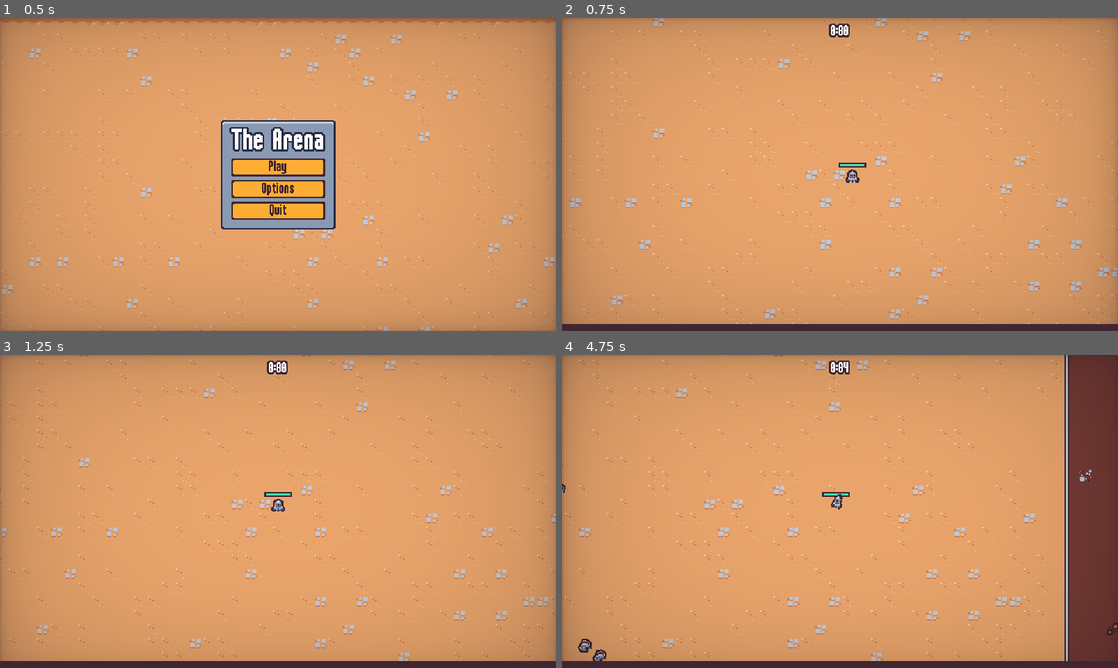
Above: before the commit, frames 1-4 (two rows, left to right).
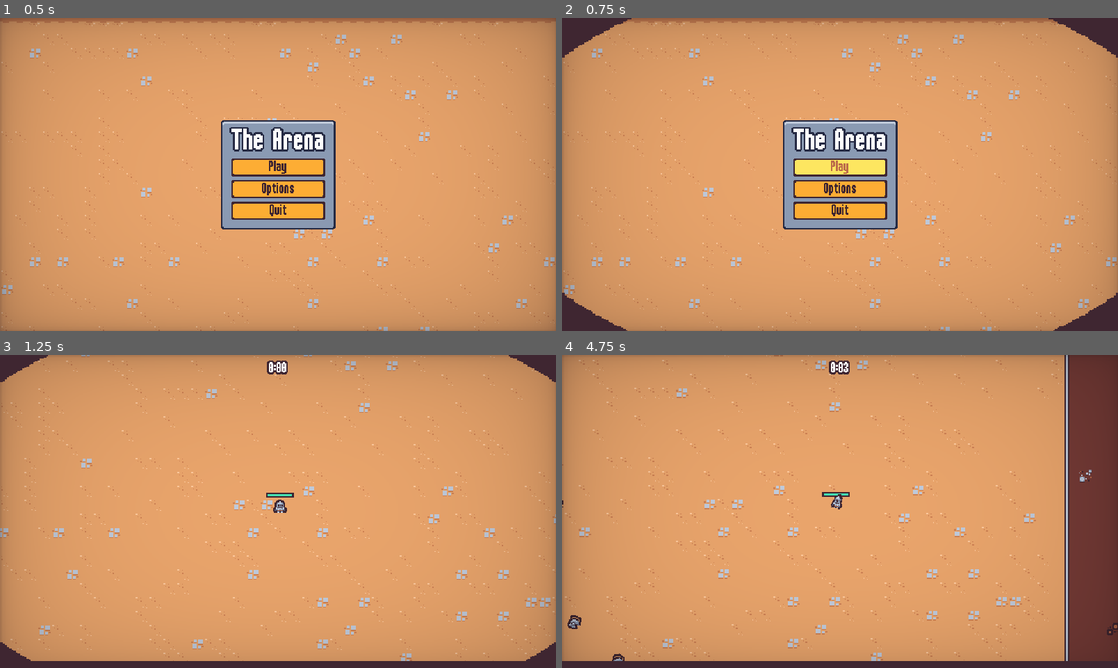
Above: after the commit, the same moments.

Repository: tes-b/godot_survival_totorial
Game: Godot game, scene res://scenes/ui/main_menu.tscn
Same seed, same stepped clock (60 frames per second), same inputs: the game is played once before the commit and once after it.
Inputs (mouse positions are in pixels of both pictures, inside the frame that each line leads up to):
- Up to frame 1 (0.5 s): no input
- Up to frame 2 (0.75 s): click "Play" at 0.5 s
- Up to frame 3 (1.25 s): no input
- Up to frame 4 (4.75 s): move the mouse to (962, 495) at 1.27 s; press the mouse at (962, 495) at 1.28 s; hold D (move_right) 1.28-2.03 s; move the mouse to (728, 527) at 2.02 s; release the mouse at (728, 527) at 2.03 s; hold S (move_down) 2.03-2.78 s; click (728, 527) at 2.1 s; move the mouse to (895, 442) at 2.77 s; press the mouse at (895, 442) at 2.78 s; hold D (move_right) 2.78-3.53 s; move the mouse to (812, 574) at 3.52 s; release the mouse at (812, 574) at 3.53 s; hold W (move_up) 3.53-4.28 s; click (812, 574) at 3.6 s; move the mouse to (1006, 558) at 4.27 s; press the mouse at (1006, 558) at 4.28 s; hold A (move_left) from 4.28 s (still down)

Frame 1 is identical in both runs. In frame 2, 16% of the frame differs, in the area x 0-100%, y 0-100%; in frame 3, 4.6%; in frame 4, 0.3%.

Commit message:
66.Adding a scene transition Effect

Diff:
--- a/project.godot
+++ b/project.godot
@@ -19,6 +19,7 @@
 
 GameEvents="*res://scenes/autoload/game_events.tscn"
 MusicPlayer="*res://scenes/autoload/music_player.tscn"
+ScreenTransition="*res://scenes/autoload/screen_transition.tscn"
 
 [debug]
 
--- /dev/null
+++ b/scenes/autoload/screen_transition.gd
@@ -0,0 +1,17 @@
+extends CanvasLayer
+
+signal transitioned_halfway
+
+var skip_emit = false
+
+func transition():
+	$AnimationPlayer.play("default")
+	await transitioned_halfway
+	skip_emit = true
+	$AnimationPlayer.play_backwards("default")
+
+func emit_transitioned_halfway():
+	if skip_emit:
+		skip_emit = false
+		return
+	transitioned_halfway.emit()
--- /dev/null
+++ b/scenes/autoload/screen_transition.gdshader
@@ -0,0 +1,25 @@
+shader_type canvas_item;
+
+uniform vec4 transition_color : source_color;
+uniform sampler2D transition_texture : filter_nearest;
+uniform float percent : hint_range(0.0, 1.0);
+
+void vertex() {
+	// Called for every vertex the material is visible on.
+}
+
+void fragment() {
+
+	vec4 transition_texture_color = texture(transition_texture,UV);
+	if (transition_texture_color.r > percent) {
+		COLOR.a = 0.0;
+	}
+	else {
+		COLOR = transition_color;
+	}
+}
+
+//void light() {
+	// Called for every pixel for every light affecting the CanvasItem.
+	// Uncomment to replace the default light processing function with this one.
+//}
--- /dev/null
+++ b/scenes/autoload/screen_transition.tscn
@@ -0,0 +1,106 @@
+[gd_scene load_steps=8 format=3 uid="uid://cfnoces8g8rhb"]
+
+[ext_resource type="Script" path="res://scenes/autoload/screen_transition.gd" id="1_3h5va"]
+[ext_resource type="Shader" path="res://scenes/autoload/screen_transition.gdshader" id="1_as2m4"]
+[ext_resource type="Texture2D" uid="uid://yxiykbadxoya" path="res://assets/ui/screen_transition.png" id="2_nurr1"]
+
+[sub_resource type="Animation" id="Animation_v2lhd"]
+resource_name = "default"
+length = 0.4
+step = 0.01
+tracks/0/type = "value"
+tracks/0/imported = false
+tracks/0/enabled = true
+tracks/0/path = NodePath("ColorRect:material:shader_parameter/percent")
+tracks/0/interp = 1
+tracks/0/loop_wrap = true
+tracks/0/keys = {
+"times": PackedFloat32Array(0, 0.4),
+"transitions": PackedFloat32Array(2.07053, 1),
+"update": 0,
+"values": [0.0, 1.0]
+}
+tracks/1/type = "method"
+tracks/1/imported = false
+tracks/1/enabled = true
+tracks/1/path = NodePath(".")
+tracks/1/interp = 1
+tracks/1/loop_wrap = true
+tracks/1/keys = {
+"times": PackedFloat32Array(0.4),
+"transitions": PackedFloat32Array(1),
+"values": [{
+"args": [],
+"method": &"emit_transitioned_halfway"
+}]
+}
+tracks/2/type = "value"
+tracks/2/imported = false
+tracks/2/enabled = true
+tracks/2/path = NodePath("ColorRect:visible")
+tracks/2/interp = 1
+tracks/2/loop_wrap = true
+tracks/2/keys = {
+"times": PackedFloat32Array(0, 0.01),
+"transitions": PackedFloat32Array(1, 1),
+"update": 1,
+"values": [false, true]
+}
+
+[sub_resource type="Animation" id="Animation_1gyk2"]
+length = 0.001
+tracks/0/type = "value"
+tracks/0/imported = false
+tracks/0/enabled = true
+tracks/0/path = NodePath("ColorRect:material:shader_parameter/percent")
+tracks/0/interp = 1
+tracks/0/loop_wrap = true
+tracks/0/keys = {
+"times": PackedFloat32Array(0),
+"transitions": PackedFloat32Array(1),
+"update": 0,
+"values": [0.0]
+}
+tracks/1/type = "value"
+tracks/1/imported = false
+tracks/1/enabled = true
+tracks/1/path = NodePath("ColorRect:visible")
+tracks/1/interp = 1
+tracks/1/loop_wrap = true
+tracks/1/keys = {
+"times": PackedFloat32Array(0),
+"transitions": PackedFloat32Array(1),
+"update": 1,
+"values": [false]
+}
+
+[sub_resource type="AnimationLibrary" id="AnimationLibrary_ly0w8"]
+_data = {
+"RESET": SubResource("Animation_1gyk2"),
+"default": SubResource("Animation_v2lhd")
+}
+
+[sub_resource type="ShaderMaterial" id="ShaderMaterial_qmc0m"]
+shader = ExtResource("1_as2m4")
+shader_parameter/transition_color = Color(0.247059, 0.14902, 0.192157, 1)
+shader_parameter/percent = 0.0
+shader_parameter/transition_texture = ExtResource("2_nurr1")
+
+[node name="ScreenTransition" type="CanvasLayer"]
+process_mode = 3
+layer = 5
+script = ExtResource("1_3h5va")
+
+[node name="AnimationPlayer" type="AnimationPlayer" parent="."]
+libraries = {
+"": SubResource("AnimationLibrary_ly0w8")
+}
+
+[node name="ColorRect" type="ColorRect" parent="."]
+visible = false
+material = SubResource("ShaderMaterial_qmc0m")
+anchors_preset = 15
+anchor_right = 1.0
+anchor_bottom = 1.0
+grow_horizontal = 2
+grow_vertical = 2
--- a/scenes/ui/end_screen.gd
+++ b/scenes/ui/end_screen.gd
@@ -30,6 +30,8 @@
 
 
 func on_restart_button_pressed():
+	ScreenTransition.transition()
+	await ScreenTransition.transitioned_halfway
 	get_tree().paused = false
 	get_tree().change_scene_to_file("res://scenes/main/main.tscn")
 
--- a/scenes/ui/main_menu.gd
+++ b/scenes/ui/main_menu.gd
@@ -10,6 +10,8 @@
 
 
 func on_play_pressed():
+	ScreenTransition.transition()
+	await ScreenTransition.transitioned_halfway
 	get_tree().change_scene_to_file("res://scenes/main/main.tscn")
 
 
--- a/scenes/ui/pause_menu.tscn
+++ b/scenes/ui/pause_menu.tscn
@@ -18,10 +18,6 @@
 "values": [Color(1, 1, 1, 1)]
 }
 
-[sub_resource type="Animation" id="Animation_k5ufm"]
-resource_name = "out"
-step = 0.05
-
 [sub_resource type="Animation" id="Animation_6ojlt"]
 resource_name = "default"
 length = 0.15
@@ -38,6 +34,10 @@
 "update": 0,
 "values": [Color(1, 1, 1, 0), Color(1, 1, 1, 1)]
 }
+
+[sub_resource type="Animation" id="Animation_k5ufm"]
+resource_name = "out"
+step = 0.05
 
 [sub_resource type="AnimationLibrary" id="AnimationLibrary_5xwwp"]
 _data = {
Binary file added: assets/ui/screen_transition.png
Not shown, added: assets/ui/screen_transition.png.import
